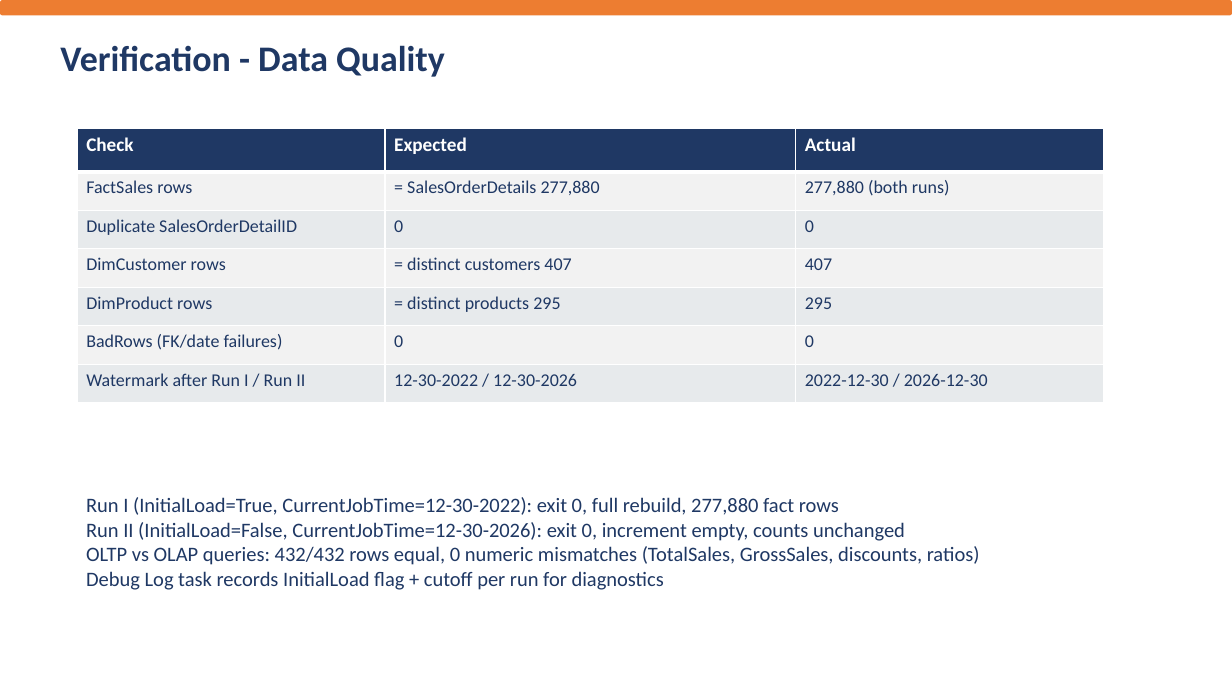
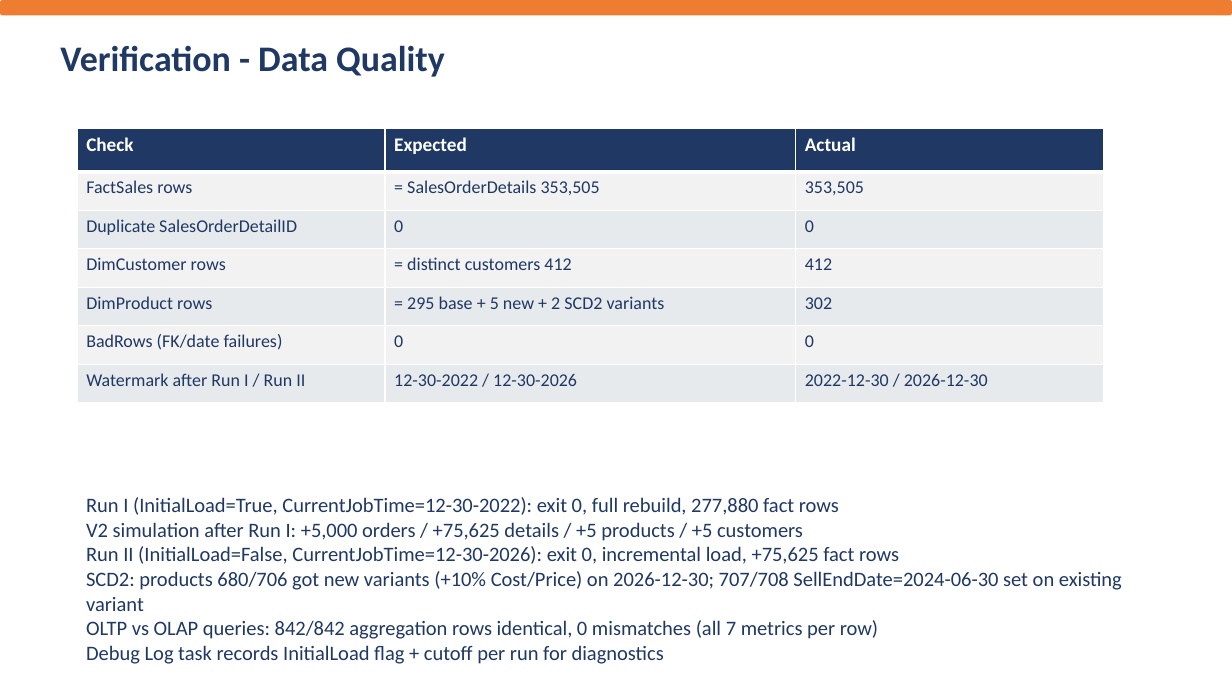
Before and after one commit to SayedGameaSayed/Ejada-Project, a slide deck: slide 9 of Docs/AdventureWorks_ETL_Presentation.pptx. Drawn at 1232x693 pixels with LibreOffice and Linux fonts; fonts in the diff are those of the drawing. Boxes give left, top, right and bottom in pixels: in the first picture for what was removed or moved away, otherwise in the second. Text is boxed around its words. In the diff, an @@ line names an element or a change of style, - is before the commit and + after.

Commit message:
Fix incremental reference staging + category mapping; verify OLTP vs OLAP equality (842/842, 0 mismatches); add V2 simulation, final DW backup, deck, submission zip

```diff
--- a/Docs/AdventureWorks_ETL_Presentation.pptx
+++ b/Docs/AdventureWorks_ETL_Presentation.pptx
@@ table at (77,128,1103,514) @@
-row 2, column 2: = SalesOrderDetails 277,880
+row 2, column 2: = SalesOrderDetails 353,505
-row 2, column 3: 277,880 (both runs)
+row 2, column 3: 353,505
-row 4, column 2: = distinct customers 407
+row 4, column 2: = distinct customers 412
-row 4, column 3: 407
+row 4, column 3: 412
-row 5, column 2: = distinct products 295
+row 5, column 2: = 295 base + 5 new + 2 SCD2 variants
-row 5, column 3: 295
+row 5, column 3: 302
@@ text at (86,497,1122,664): text changed @@
-Run I (InitialLoad=True, CurrentJobTime=12-30-2022): exit 0, full rebuild, 277,880 fact rows
-Run II (InitialLoad=False, CurrentJobTime=12-30-2026): exit 0, increment empty, counts unchanged
-OLTP vs OLAP queries: 432/432 rows equal, 0 numeric mismatches (TotalSales, GrossSales, discounts, ratios)
-Debug Log task records InitialLoad flag + cutoff per run for diagnostics
+Run I (InitialLoad=True, CurrentJobTime=12-30-2022): exit 0, full rebuild, 277,880 fact rows
+V2 simulation after Run I: +5,000 orders / +75,625 details / +5 products / +5 customers
+Run II (InitialLoad=False, CurrentJobTime=12-30-2026): exit 0, incremental load, +75,625 fact rows
+SCD2: products 680/706 got new variants (+10% Cost/Price) on 2026-12-30; 707/708 SellEndDate=2024-06-30 set on existing variant
+OLTP vs OLAP queries: 842/842 aggregation rows identical, 0 mismatches (all 7 metrics per row)
+Debug Log task records InitialLoad flag + cutoff per run for diagnostics
```
Also in this commit, not shown: 4 other slides changed, 6 other files.
